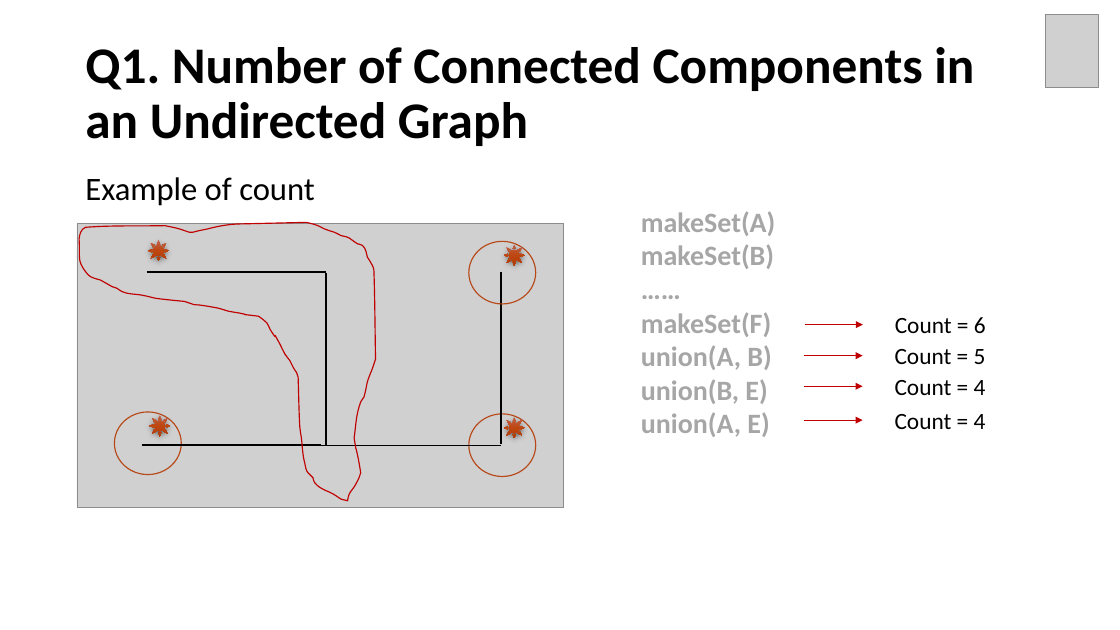
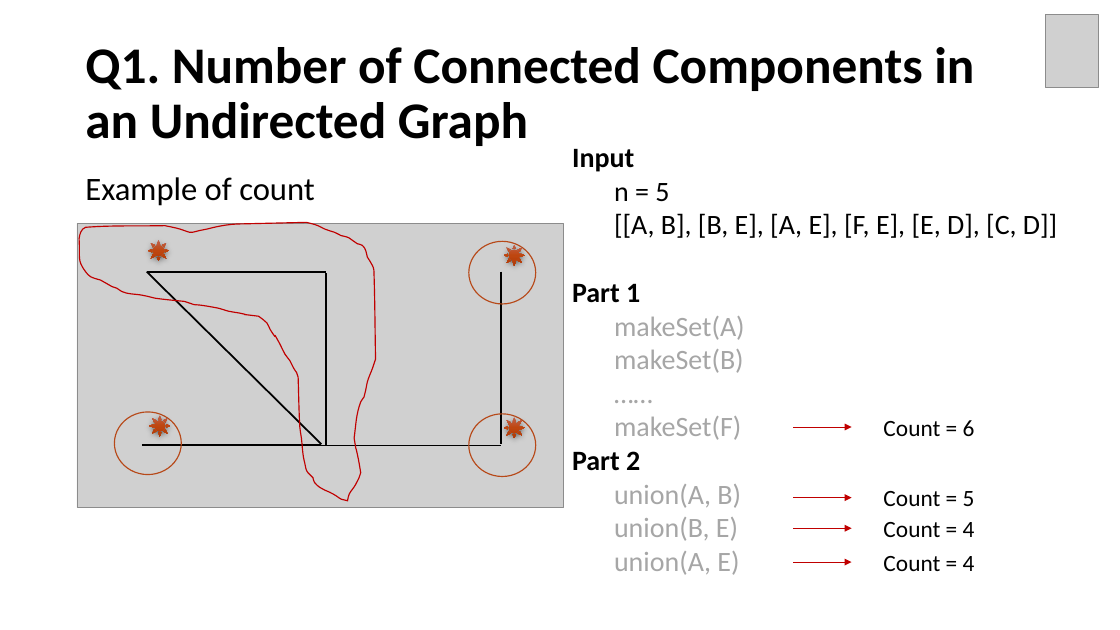
Before and after one commit to Neo-Hao/union-find, a slide deck: slide 54 of slides.pptx (slide 46 before the commit). Drawn at 1120x630 pixels with LibreOffice and Linux fonts; fonts in the diff are those of the drawing; grey boxes stand for pictures. Boxes give left, top, right and bottom in pixels: in the first picture for what was removed or moved away, otherwise in the second. Text is boxed around its words. In the diff, an @@ line names an element or a change of style, - is before the commit and + after.

```diff
--- a/slides.pptx
+++ b/slides.pptx
@@ text added at [572, 149, 1057, 238], 24 pt, text #000000 @@
+Input
+  n = 5
+  [[A, B], [B, E], [A, E], [F, E], [E, D], [C, D]]
@@ line added from (147, 271) to (322, 444), #000000 1.5 pt @@
@@ text "Part 1": place and size @@
-text "Part 1" at [641, 211, 776, 437]
+text "Part 1" at [572, 283, 745, 575]
@@ text at [572, 283, 640, 303]: paragraph added @@
+Part 1
@@ text at [614, 316, 745, 575]: bold off in "makeSet(A)", "makeSet(B)", "……", "makeSet(F)" and 3 more places; list level 1 to 2 in "makeSet(A)"; list level 1 to 2 in "makeSet(B)"; list level 1 to 2 in "……"; list level 1 to 2 in "makeSet(F)"; list level 1 to 2 in "union(A, B)"; list level 1 to 2 in "union(B, E)"; list level 1 to 2 in "union(A, E)" @@
@@ text "Count = 6": place and size @@
-text "Count = 6" at [895, 317, 986, 333]
+text "Count = 6" at [883, 420, 975, 436]
@@ arrow moved from (804, 420) - (863, 420) to (793, 427) - (852, 427) @@
@@ text at [572, 451, 640, 471]: paragraph added @@
+Part 2
@@ arrow moved from (804, 386) - (863, 386) to (793, 497) - (852, 497) @@
@@ text "Count = 5": place and size @@
-text "Count = 5" at [895, 349, 986, 364]
+text "Count = 5" at [883, 491, 975, 506]
@@ arrow moved from (804, 355) - (863, 355) to (793, 528) - (852, 528) @@
@@ text "Count = 4": place and size @@
-text "Count = 4" at [895, 414, 986, 429]
+text "Count = 4" at [883, 522, 975, 537]
@@ arrow moved from (805, 324) - (863, 324) to (793, 562) - (852, 562) @@
@@ text "Count = 4": place and size @@
-text "Count = 4" at [895, 380, 986, 395]
+text "Count = 4" at [883, 556, 975, 571]
```
Also in this commit, not shown: 22 other slides changed, 9 slides added, 6 other files.
